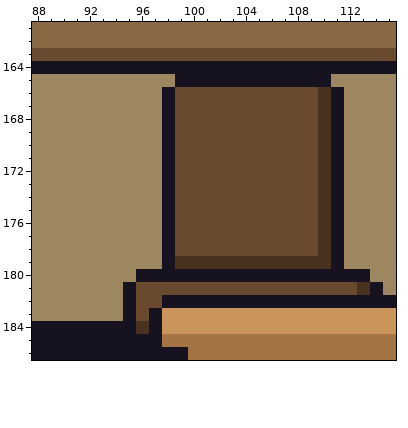
A pixel-art file gets an edit: office/site_trailer_a.aseprite. This is how it looked before the edit.
320x320 pixels, 1 frame. Colours within 5 levels of each other are drawn and written as one. Shown: x 88..115, y 161..186.
Once edited:
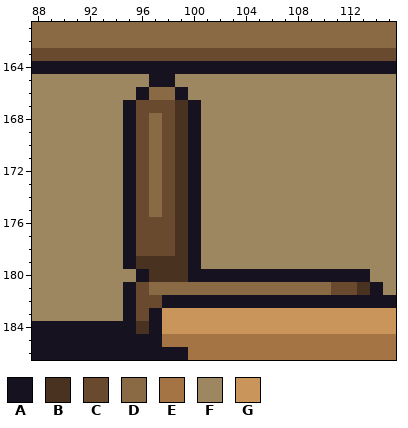
Palette (. is transparent): A #17121f  B #4a3220  C #6a4a2e  D #8a6a44  E #a57445  F #9c8760  G #c9955a
Change:
--- layer "Chair1"
@@ x 88..115 @@
 164 AAAAAAAAAAAAAAAAAAAAAAAAAAAA
-165 FFFFFFFFFFFAAAAAAAAAAAAFFFFF
-166 FFFFFFFFFFACCCCCCCCCCCBAFFFF
-167 FFFFFFFFFFACCCCCCCCCCCBAFFFF
-168 FFFFFFFFFFACCCCCCCCCCCBAFFFF
-169 FFFFFFFFFFACCCCCCCCCCCBAFFFF
-170 FFFFFFFFFFACCCCCCCCCCCBAFFFF
-171 FFFFFFFFFFACCCCCCCCCCCBAFFFF
-172 FFFFFFFFFFACCCCCCCCCCCBAFFFF
-173 FFFFFFFFFFACCCCCCCCCCCBAFFFF
-174 FFFFFFFFFFACCCCCCCCCCCBAFFFF
-175 FFFFFFFFFFACCCCCCCCCCCBAFFFF
-176 FFFFFFFFFFACCCCCCCCCCCBAFFFF
-177 FFFFFFFFFFACCCCCCCCCCCBAFFFF
-178 FFFFFFFFFFACCCCCCCCCCCBAFFFF
-179 FFFFFFFFFFABBBBBBBBBBBBAFFFF
-180 FFFFFFFFAAAAAAAAAAAAAAAAAAFF
-181 FFFFFFFACCCCCCCCCCCCCCCCCBAF
+165 FFFFFFFFFAAFFFFFFFFFFFFFFFFF
+166 FFFFFFFFADDAFFFFFFFFFFFFFFFF
+167 FFFFFFFACCCBAFFFFFFFFFFFFFFF
+168 FFFFFFFACDCBAFFFFFFFFFFFFFFF
+169 FFFFFFFACDCBAFFFFFFFFFFFFFFF
+170 FFFFFFFACDCBAFFFFFFFFFFFFFFF
+171 FFFFFFFACDCBAFFFFFFFFFFFFFFF
+172 FFFFFFFACDCBAFFFFFFFFFFFFFFF
+173 FFFFFFFACDCBAFFFFFFFFFFFFFFF
+174 FFFFFFFACDCBAFFFFFFFFFFFFFFF
+175 FFFFFFFACDCBAFFFFFFFFFFFFFFF
+176 FFFFFFFACCCBAFFFFFFFFFFFFFFF
+177 FFFFFFFACCCBAFFFFFFFFFFFFFFF
+178 FFFFFFFACCCBAFFFFFFFFFFFFFFF
+179 FFFFFFFABBBBAFFFFFFFFFFFFFFF
+180 FFFFFFFFABBBAAAAAAAAAAAAAAFF
+181 FFFFFFFACDDDDDDDDDDDDDDCCBAF
 182 FFFFFFFACCAAAAAAAAAAAAAAAAAA
Changed places in both pictures, as pixel boxes (x1, y1, x2, y2):
changed: (123, 74, 344, 295)
